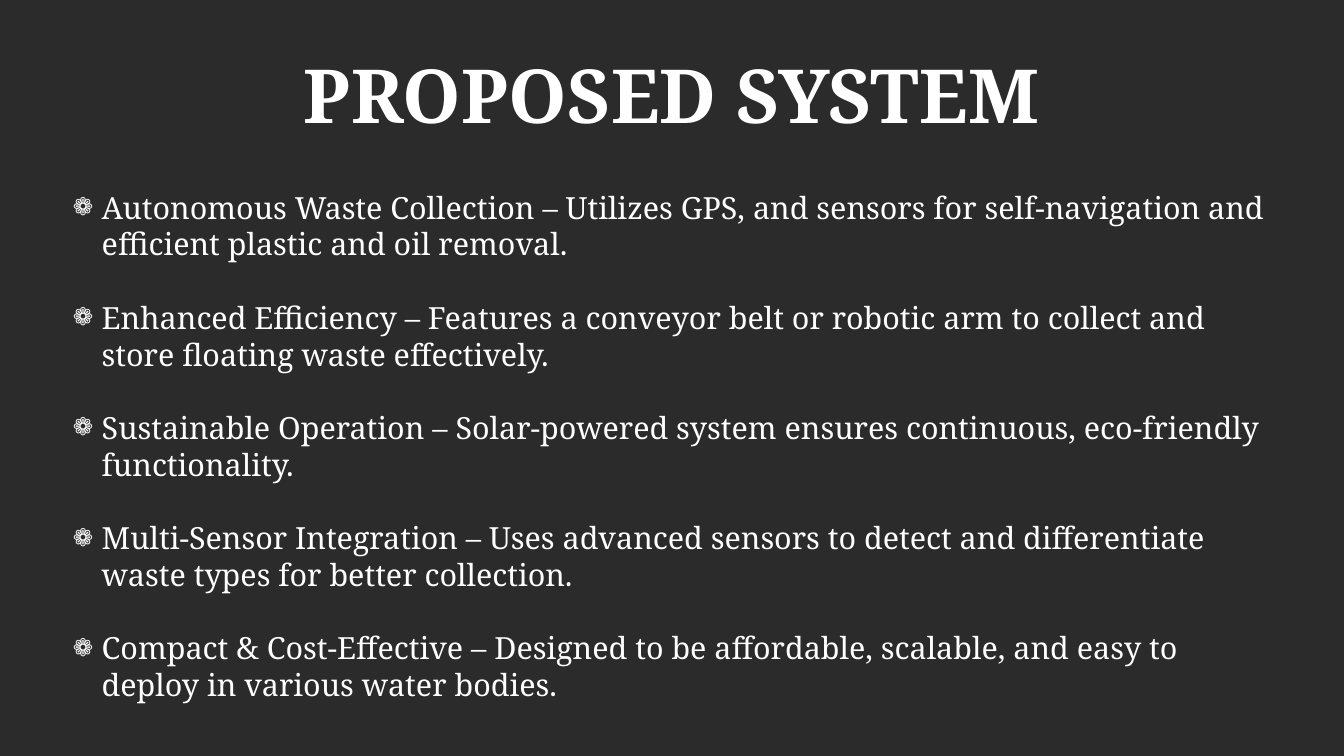
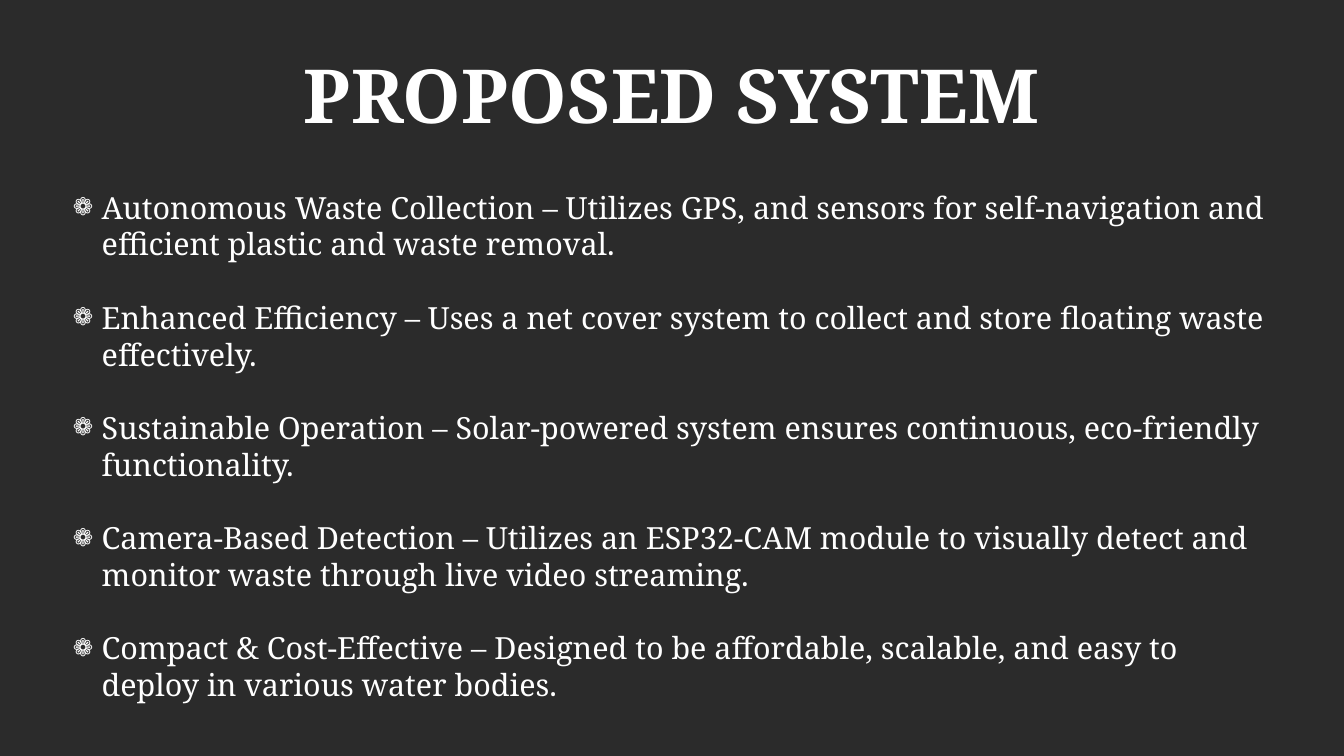
Before and after one commit to partha235/sea_plastic, a slide deck: slide 9 of zeroth_review.odp. Drawn at 1344x756 pixels with LibreOffice and Linux fonts; fonts in the diff are those of the drawing; background and template pictures are left out; a plain dark background stands for a picture behind light text. Boxes give left, top, right and bottom in pixels: in the first picture for what was removed or moved away, otherwise in the second. Text is boxed around its words. In the diff, an @@ line names an element or a change of style, - is before the commit and + after.

```diff
--- a/zeroth_review.odp
+++ b/zeroth_review.odp
@@ text at [102, 195, 1264, 374]: text changed @@
-❁ Autonomous Waste Collection – Utilizes GPS, and sensors for self-navigation and efficient plastic and oil removal.
-❁ Enhanced Efficiency – Features a conveyor belt or robotic arm to collect and store floating waste effectively.
+❁ Autonomous Waste Collection – Utilizes GPS, and sensors for self-navigation and efficient plastic and waste removal.
+❁ Enhanced Efficiency – Uses a net cover system to collect and store floating waste effectively.
@@ text at [102, 526, 1248, 594]: text changed @@
-❁ Multi-Sensor Integration – Uses advanced sensors to detect and differentiate waste types for better collection.
+❁ Camera-Based Detection – Utilizes an ESP32-CAM module to visually detect and monitor waste through live video streaming.
```
Also in this commit, not shown: 6 other slides changed, 1 slide added, 1 slide removed, 7 other files.
